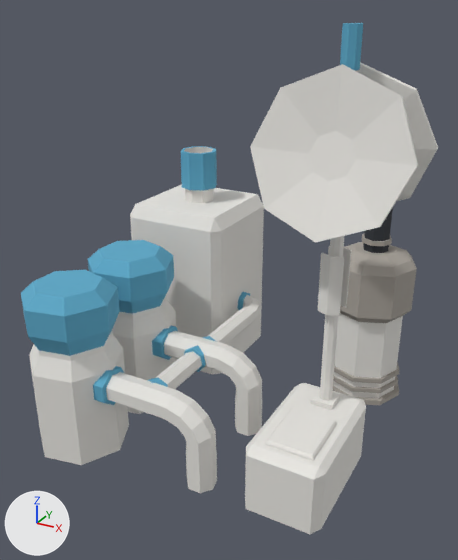
The glTF model ui/public/modelos/reciclador-agua.glb, before and after one commit.
One viewpoint serves both versions: a camera (50 mm lens) standing at (2.26, -4.33, 3.41) and looking at (-0.03, -0.17, 1.33). Lighting does not change. The marker at lower left points along +X, +Y and +Z. The older version comes first. Vertices at exactly the same position are counted once.

The scene before the commit, as lines of its bpy script (objects in view):
```python
me_ccby_recycler = bpy.data.meshes.new('CCBY_Recycler')
me_ccby_recycler.from_pydata(...)  # 952 vertices, 1830 faces; spans x -1.45..1.45, y -1.4..1.4, z 0.0..3.28
me_ccby_recycler.materials.append(mat_recycler_vc)
ob_ccby_recycler = bpy.data.objects.new('CCBY_Recycler', me_ccby_recycler)
ob_ccby_recycler.location = (0.0, 0.0, 0.0)
```
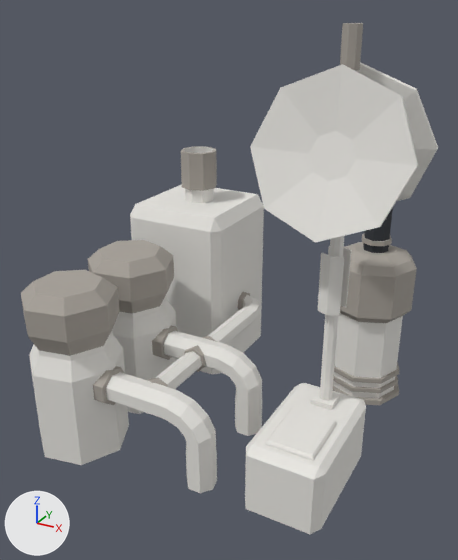
Pixel boxes [x1, y1, x2, y2] of what changed, in the pictures (458 x 560 px):
part 1 of me_ccby_recycler, recoloured: [21, 23, 363, 405] in both

The change, as a diff of the scene's bpy script:
```diff
--- a/ui/public/modelos/reciclador-agua.glb.py
+++ b/ui/public/modelos/reciclador-agua.glb.py
@@ me_ccby_recycler @@
 me_ccby_recycler.from_pydata(...)  # 952 vertices, 1830 faces; spans x -1.45..1.45, y -1.4..1.4, z 0.0..3.28
 # used by ob_ccby_recycler; location = (0.0, 0.0, 0.0)
+# me_ccby_recycler part 1: 348 faces centred in x -1.32..0.96, y -1.38..1.01, z 0.43..3.28 are repainted in the vertex colours; the middle colour goes from cyan #5ba9c9 to grey #a8a29a
 me_ccby_recycler.materials.append(mat_recycler_vc)
```
